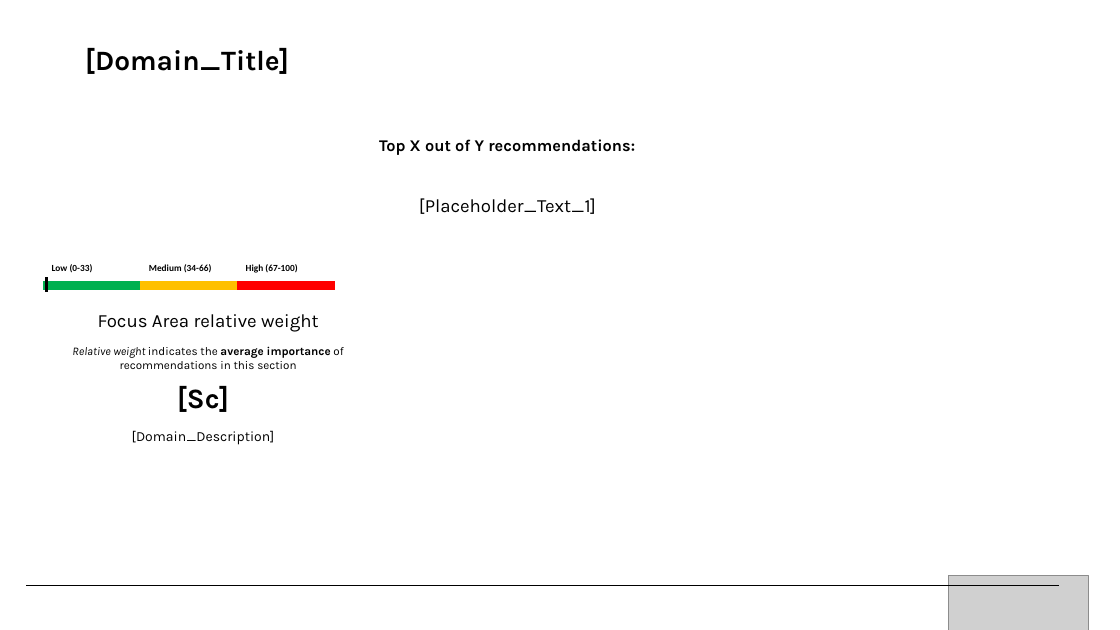
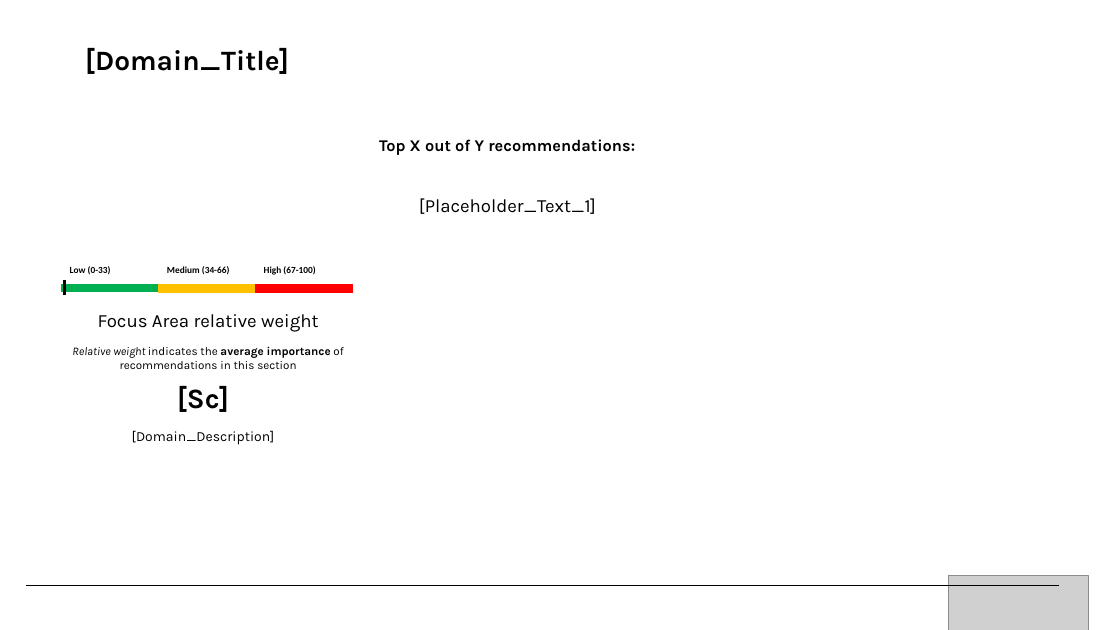
Before and after one commit to Azure/WellArchitected-Tools, a slide deck: slide 5 of WARP/PnP_PowerPointReport_Template - DevOps.pptx. Drawn at 1120x630 pixels with LibreOffice and Linux fonts; fonts in the diff are those of the drawing; grey boxes stand for pictures. Boxes give left, top, right and bottom in pixels: in the first picture for what was removed or moved away, otherwise in the second. Text is boxed around its words. In the diff, an @@ line names an element or a change of style, - is before the commit and + after.

```diff
--- a/WARP/PnP_PowerPointReport_Template - DevOps.pptx
+++ b/WARP/PnP_PowerPointReport_Template - DevOps.pptx
@@ table: place and size @@
-table at (43,258,334,277)
+table at (61,260,352,280)
@@ 3 rectangles, 1 line: place and size @@
-3 rectangles, 1 line at (43,277,334,292)
+3 rectangles, 1 line at (61,280,353,295)
```
Also in this commit, not shown: 1 other slide changed.
